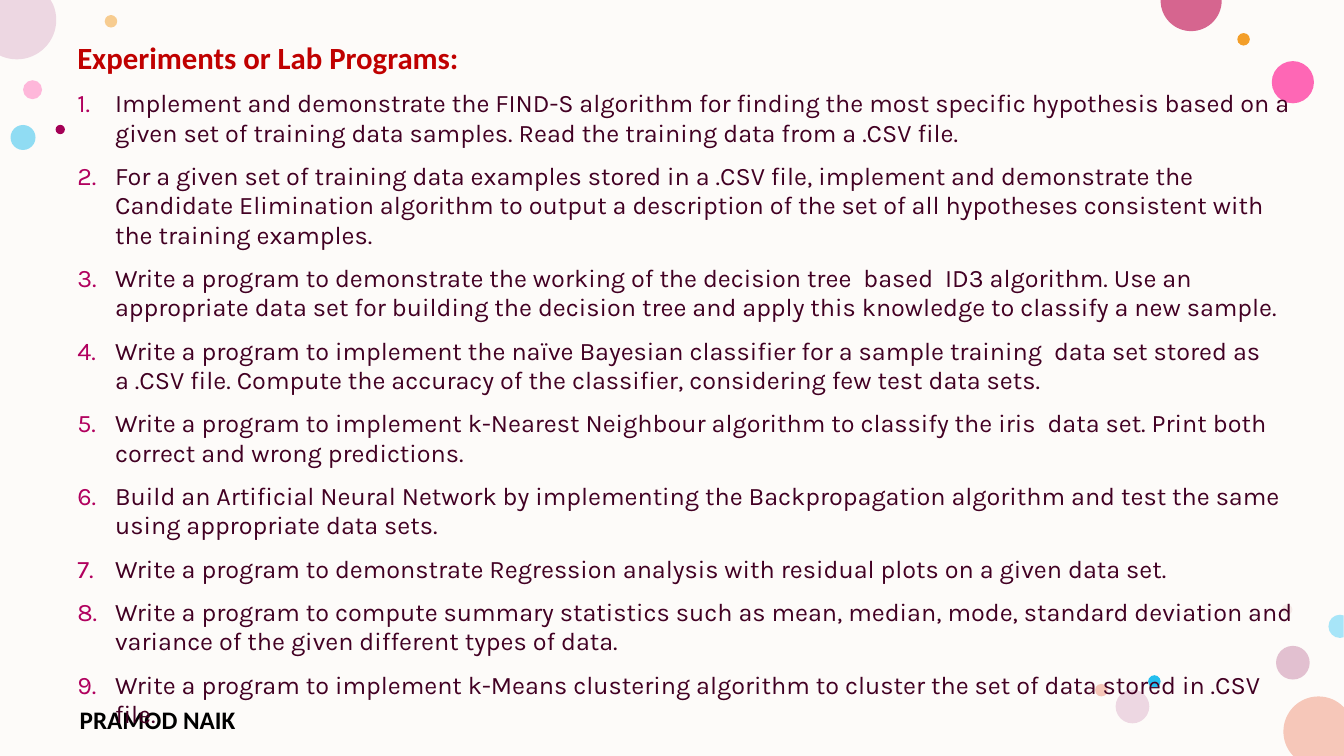
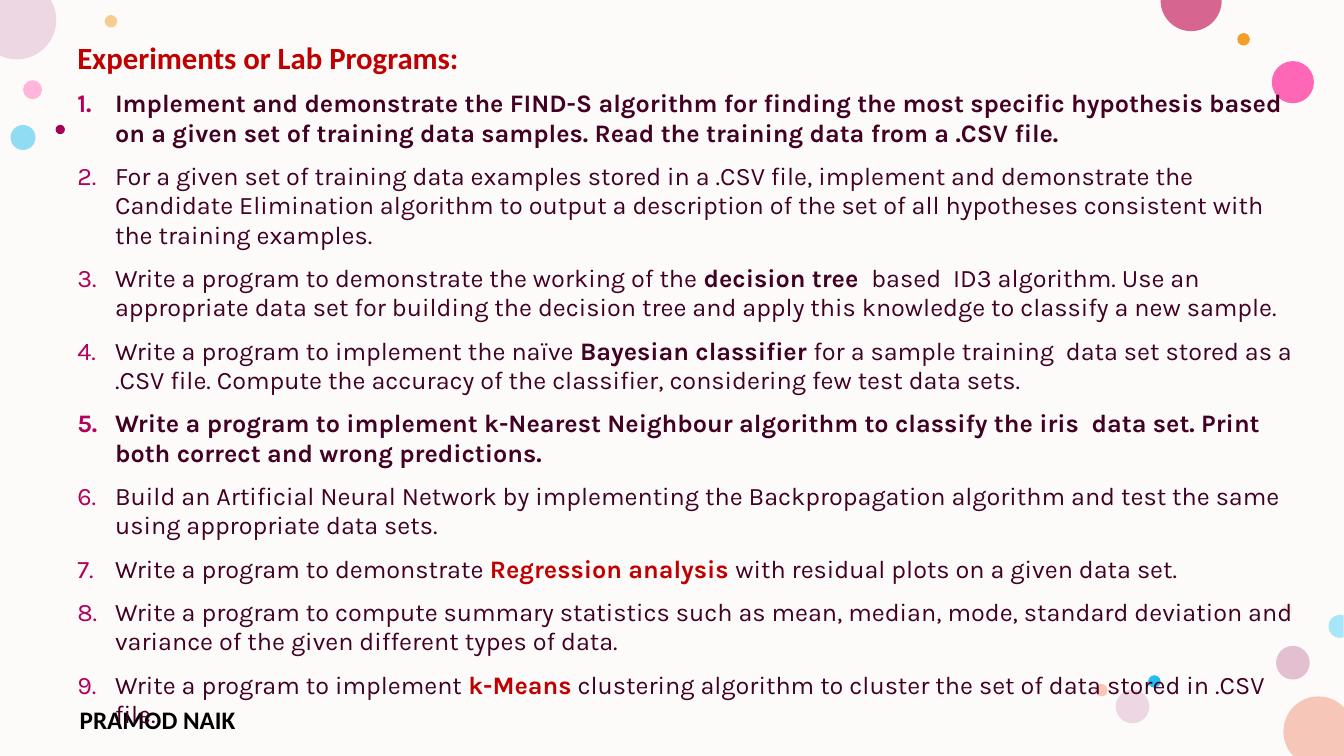
Before and after one commit to PRAMODNAIK-DEV/MCA-2nd-Sem-ML-Data-Analytics-Shridevi-College, a slide deck: slide 1 of Lab Programs/Lab Program-Algorithms.pptx. Drawn at 1344x756 pixels with LibreOffice and Linux fonts; fonts in the diff are those of the drawing; background and template pictures are left out. Boxes give left, top, right and bottom in pixels: in the first picture for what was removed or moved away, otherwise in the second. Text is boxed around its words. In the diff, an @@ line names an element or a change of style, - is before the commit and + after.

Commit message:
Completed the Decision Tree.

```diff
--- a/Lab Programs/Lab Program-Algorithms.pptx
+++ b/Lab Programs/Lab Program-Algorithms.pptx
@@ text at bbox=[115, 90, 1292, 729]: bold on in "Implement and demonstrate the FIND-S algorithm for ...", "decision tree", "Bayesian classifier", "Write a program to implement k-Nearest Neighbour ..." and 2 more places; text colour #420023 to #C00000 in "Regression analysis", "k-Means" @@
```
Also in this commit, not shown: 1 other slide changed, 4 slides added, 4 slides removed, 7 other files.
